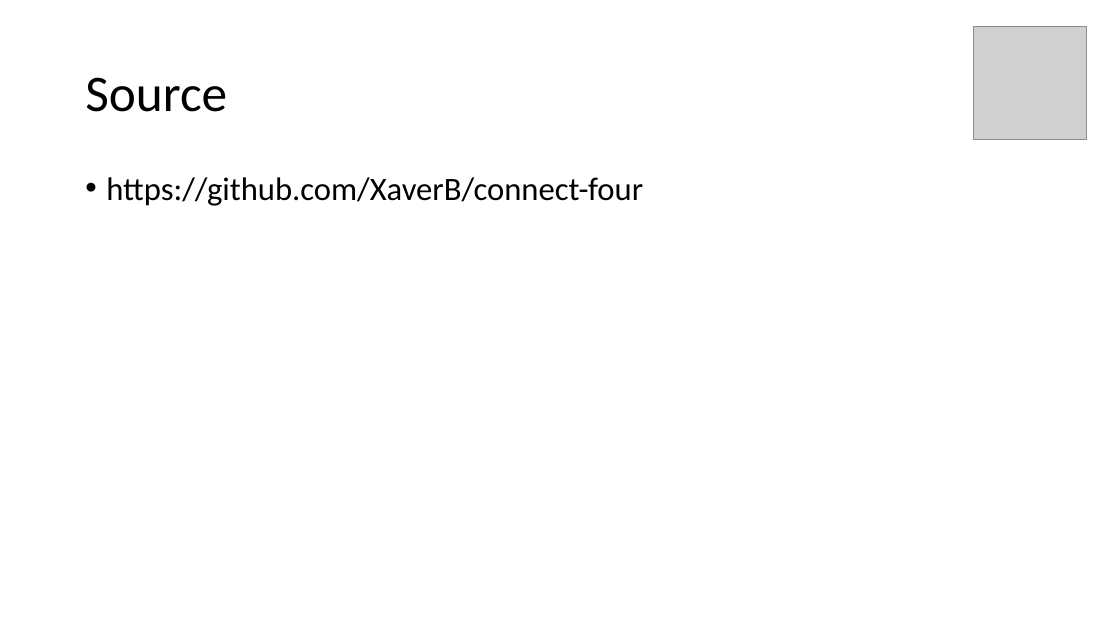
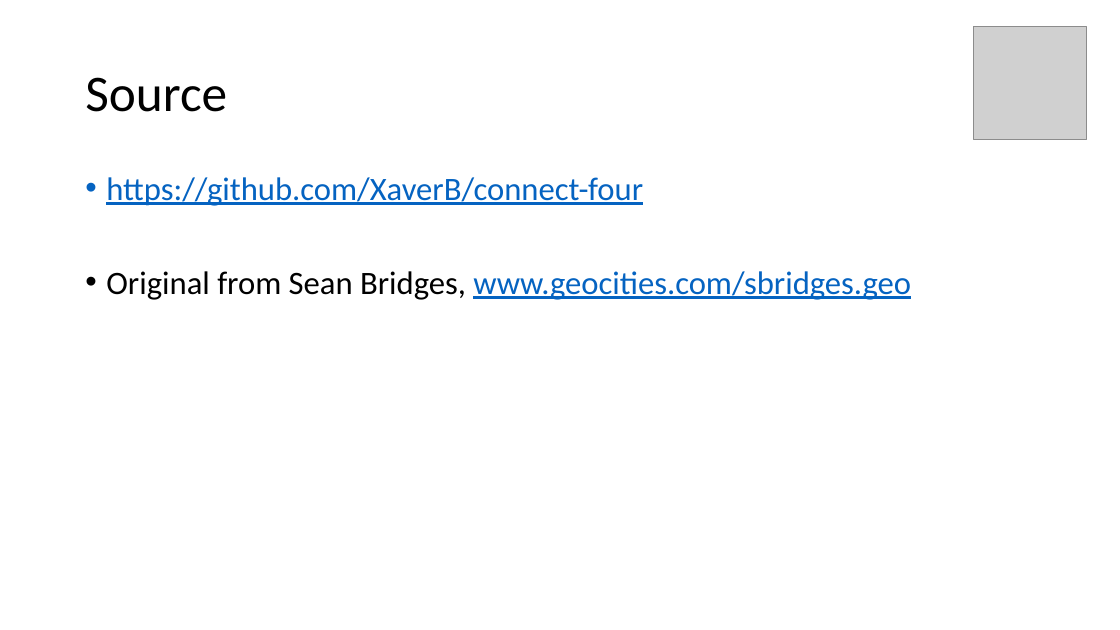
Before and after one commit to XaverB/connect-four, a slide deck: slide 26 of doc/ConnectFourPresentationDraft.pptx. Drawn at 1120x630 pixels with LibreOffice and Linux fonts; fonts in the diff are those of the drawing; grey boxes stand for pictures. Boxes give left, top, right and bottom in pixels: in the first picture for what was removed or moved away, otherwise in the second. Text is boxed around its words. In the diff, an @@ line names an element or a change of style, - is before the commit and + after.

Commit message:
Präsentation update

```diff
--- a/doc/ConnectFourPresentationDraft.pptx
+++ b/doc/ConnectFourPresentationDraft.pptx
@@ text at [106,177,643,206]: text colour #000000 to #0563C1, underline on in "https://github.com/XaverB/connect-four" @@
@@ text at [106,271,911,300]: paragraph added @@
+• Original from Sean Bridges, www.geocities.com/sbridges.geo
```
Also in this commit, not shown: 2 other slides changed.
